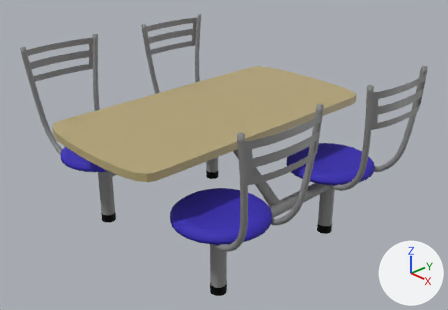
Two versions of the Blender file Restaurante Universitário/Objetos/mesacomum/mesa.blend, one commit apart.
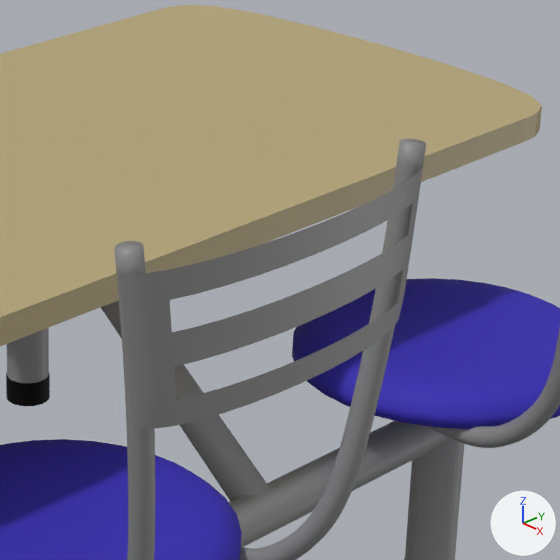
The first picture shows the older version from a 50 mm lens placed at (9.81, -8.95, 6.17), pointed at (0.23, 0.09, 0.16). The close-ups show both versions on the part from 46% to 81% of the width and 21% to 72% of the height of that picture; other places that the commit changed are outside them. The axes (+X, +Y, +Z) are drawn at lower right. The lights are the same throughout.
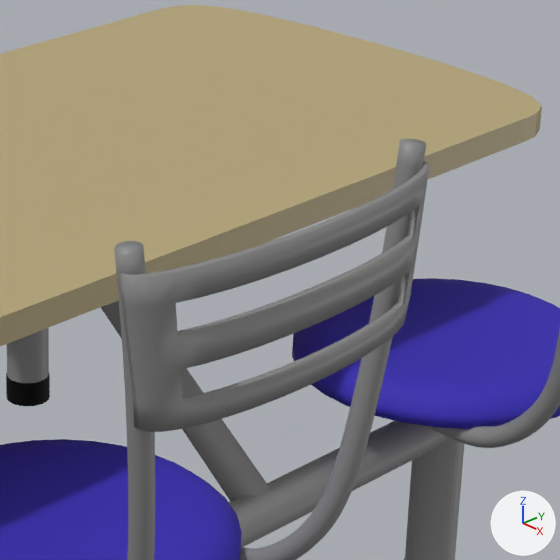
The edits, one by one:
me_circle_004 is used by ob_cadeira2_001; location (2.061, -1.718, 0.0); rotation (0.0, 0.0, 3.142), in degrees (0, 0, 180).
me_circle_004 had 2598 vertices, 2504 faces and spanned x -1.71..1.0, y -1.04..1.04, z -0.13..2.49.
me_circle_004 now has 2700 vertices, 2650 faces and spans x -1.75..1.0, y -1.04..1.04, z -0.13..2.49.
me_circle_004 part 1: 102 vertices added at x -1.75..-1.52, y -1.03..1.03, z 1.58..2.38.

What differs and where, as boxes [x1, y1, x2, y2] in the close-ups (560 x 560 px):
'Cadeira2.001', reshaped
    before: [0, 139, 426, 560]
    after: [0, 139, 430, 560]
part 1 of me_circle_004, added
    after: [119, 161, 430, 432]
